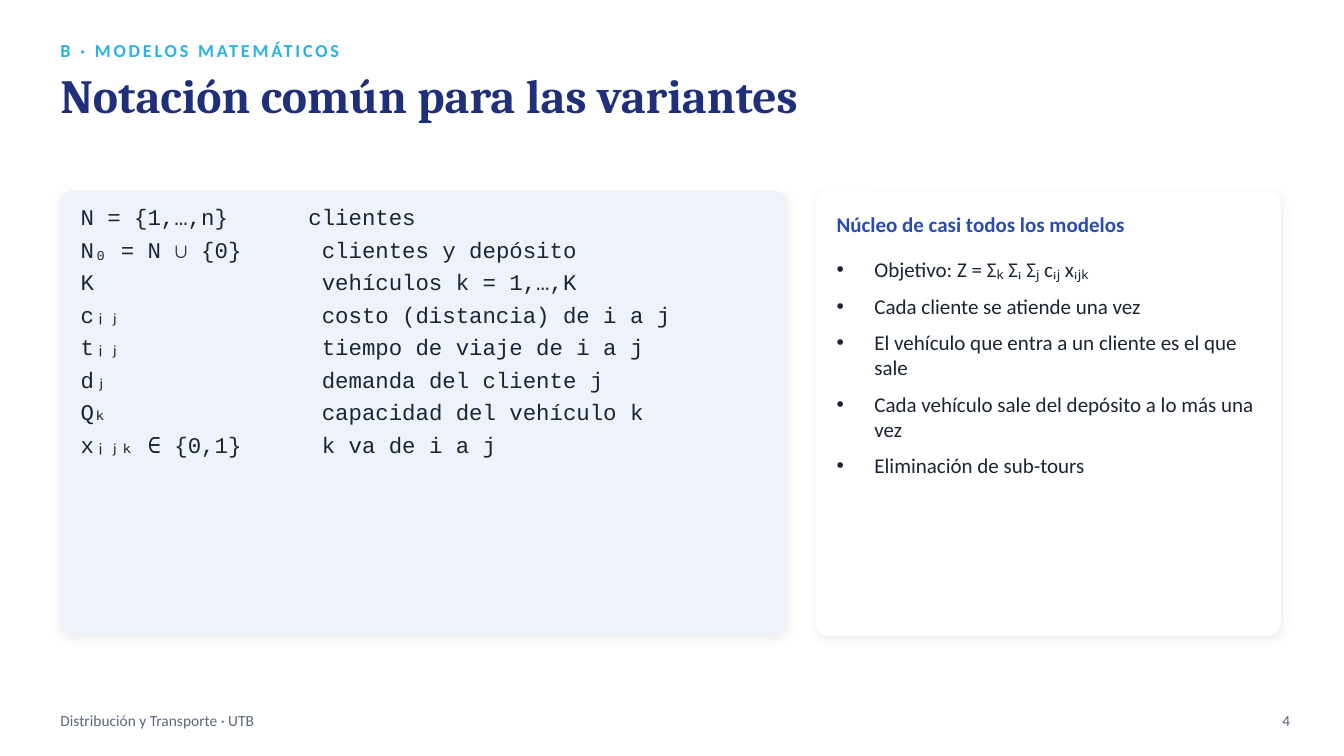
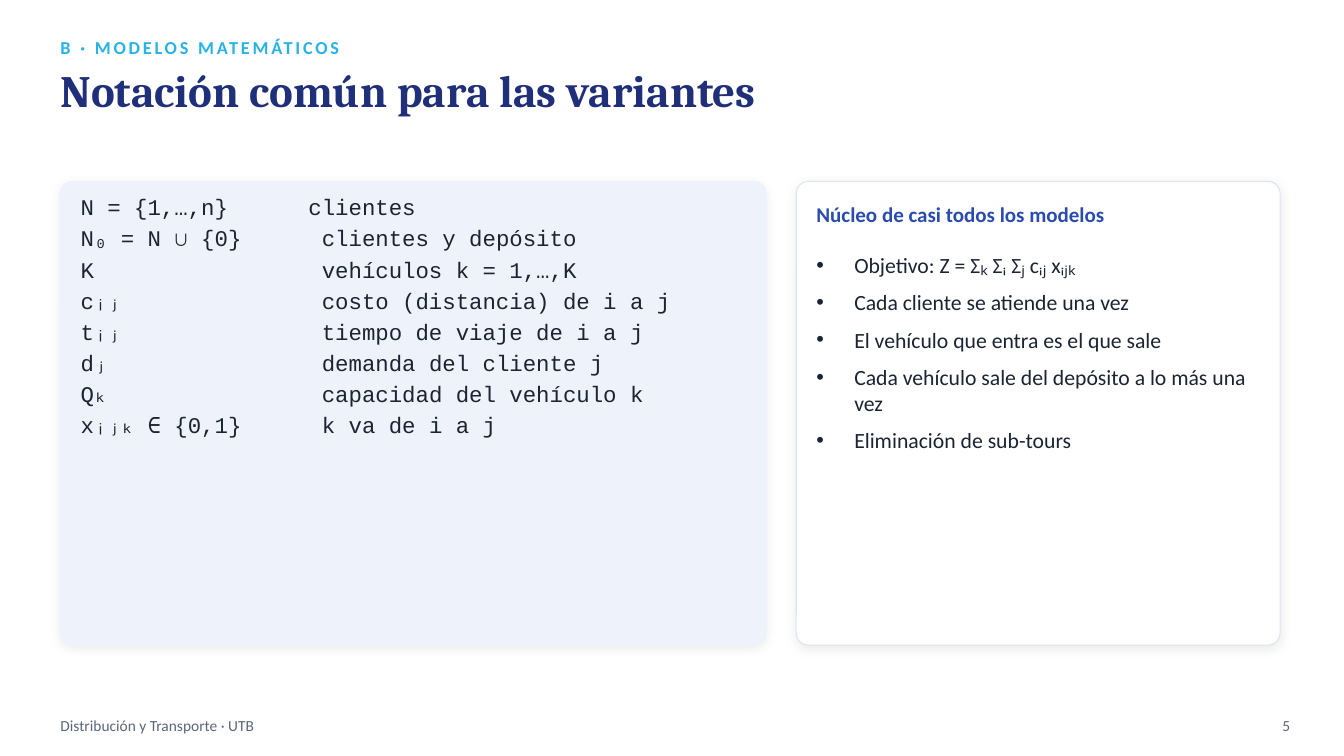
Before and after one commit to sebastianslg/grafosapp, a slide deck: slide 5 of Exposicion_Ruteo_de_Vehiculos.pptx (slide 4 before the commit). Drawn at 1344x756 pixels with LibreOffice and Linux fonts; fonts in the diff are those of the drawing. Boxes give left, top, right and bottom in pixels: in the first picture for what was removed or moved away, otherwise in the second. Text is boxed around its words. In the diff, an @@ line names an element or a change of style, - is before the commit and + after.

```diff
--- a/Exposicion_Ruteo_de_Vehiculos.pptx
+++ b/Exposicion_Ruteo_de_Vehiculos.pptx
@@ text "Notación común para las variantes" at box(60, 75, 756, 117): size 34 to 32 pt @@
@@ rounded rectangle: place and size @@
-rounded rectangle at box(60, 192, 786, 635)
+rounded rectangle at box(60, 181, 766, 645)
@@ rounded rectangle at box(60, 181, 766, 645): outline #EEF3FB 1 pt to #EEF3FB 0.75 pt; proportions changed @@
@@ text "N = {1,…,n} clientes": place and size @@
-text "N = {1,…,n} clientes" at box(81, 209, 670, 458)
+text "N = {1,…,n} clientes" at box(81, 199, 670, 438)
@@ text "N = {1,…,n} clientes" at box(81, 199, 670, 438): less space between paragraphs @@
@@ rounded rectangle: place and size @@
-rounded rectangle at box(817, 192, 1280, 635)
+rounded rectangle at box(797, 181, 1280, 645)
@@ rounded rectangle at box(797, 181, 1280, 645): outline #FFFFFF 1 pt to #DCE4F2 0.75 pt; proportions changed @@
@@ text "Núcleo de casi todos los ...": place and size @@
-text "Núcleo de casi todos los ..." at box(837, 217, 1124, 232)
+text "Núcleo de casi todos los ..." at box(816, 207, 1104, 222)
@@ text "Objetivo: Z = Σₖ Σᵢ ...": place and size @@
-text "Objetivo: Z = Σₖ Σᵢ ..." at box(874, 262, 1253, 473)
+text "Objetivo: Z = Σₖ Σᵢ ..." at box(854, 258, 1245, 448)
@@ text at box(854, 258, 1245, 448): size 15 to 15.5 pt in "Objetivo: Z = Σₖ Σᵢ Σⱼ cᵢⱼ ...", "Cada cliente se atiende una vez", "Cada vehículo sale del depósito a lo ...", "Eliminación de sub-tours" @@
@@ text at box(854, 333, 1162, 352): text changed; size 15 to 15.5 pt @@
-• El vehículo que entra a un cliente es el que sale
+• El vehículo que entra es el que sale
@@ text "Distribución y Transporte · UTB": place and size @@
-text "Distribución y Transporte · UTB" at box(60, 715, 254, 729)
+text "Distribución y Transporte · UTB" at box(60, 720, 254, 734)
@@ text removed at box(1282, 716, 1290, 726) @@
-4
@@ text added at box(1282, 721, 1290, 731), 11 pt, text #5B667A @@
+5
```
Also in this commit, not shown: 13 other slides changed, 16 slides added, 6 slides removed.
